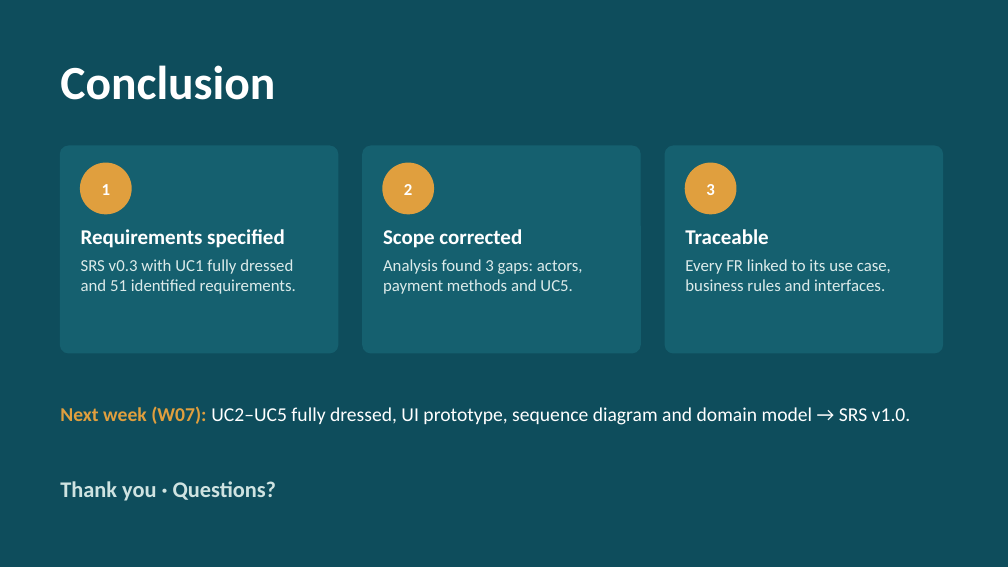
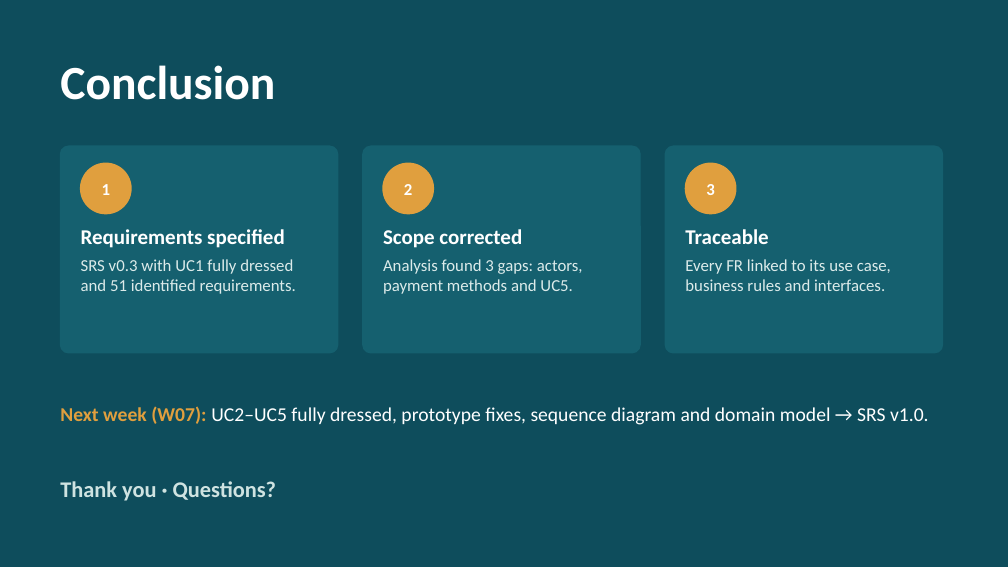
Before and after one commit to bhsei/26D, a slide deck: slide 13 of weekly-reports/W06/Weekly_Report_W06.pptx. Drawn at 1008x567 pixels with LibreOffice and Linux fonts; fonts in the diff are those of the drawing. Boxes give left, top, right and bottom in pixels: in the first picture for what was removed or moved away, otherwise in the second. Text is boxed around its words. In the diff, an @@ line names an element or a change of style, - is before the commit and + after.

Commit message:
W6 - Weekly report W06; SRS v0.3 in status and conclusion

```diff
--- a/weekly-reports/W06/Weekly_Report_W06.pptx
+++ b/weekly-reports/W06/Weekly_Report_W06.pptx
@@ text at bbox=[60, 406, 929, 425]: text changed @@
-Next week (W07): UC2–UC5 fully dressed, UI prototype, sequence diagram and domain model → SRS v1.0.
+Next week (W07): UC2–UC5 fully dressed, prototype fixes, sequence diagram and domain model → SRS v1.0.
```
